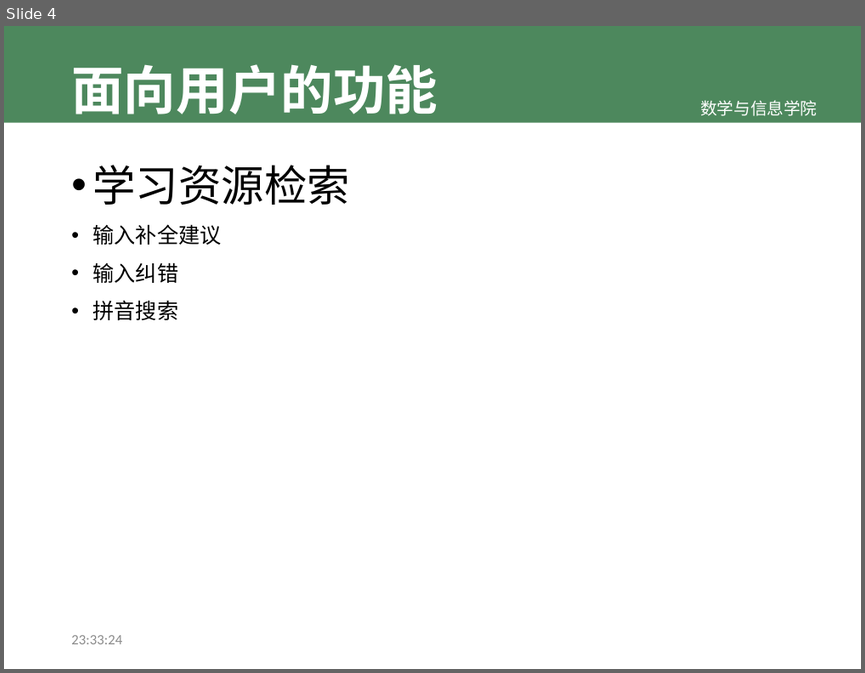
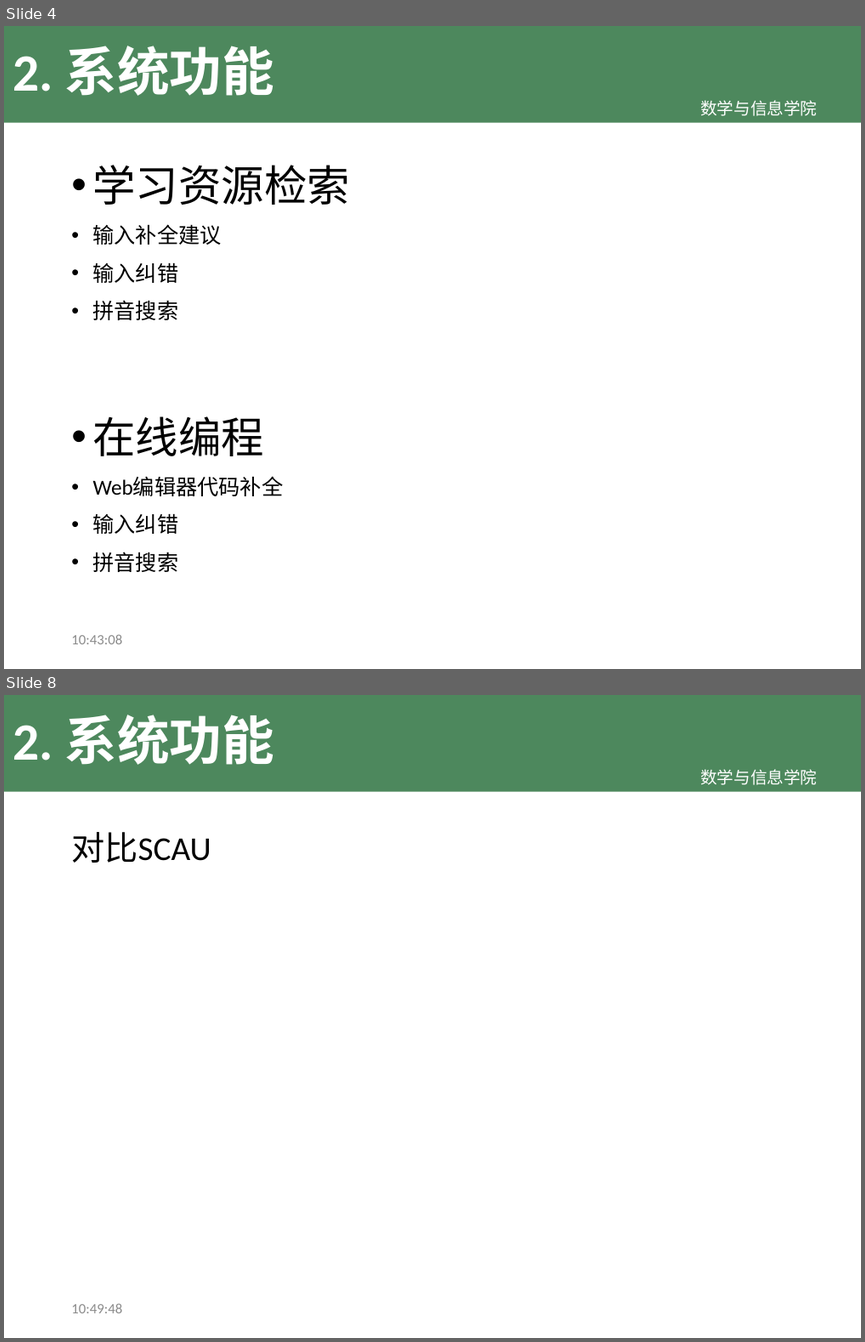
Before and after one commit to TeslaCN/graduation, a slide deck: 基于Scrapy框架的计算机专业学习资源网站_吴伟杰.pptx. Shown one above the other, each under a label of ours: slide 4 before the commit, slides 4 and 8 after it; the slides between them are not shown. The pictures are 865x673 and 865x1342 pixels, drawn with LibreOffice and Linux fonts; fonts in the diff are those of the drawing; background and template pictures are left out. Boxes give left, top, right and bottom in pixels: in the first picture for what was removed or moved away, otherwise in the second. Text is boxed around its words. In the diff, an @@ line names an element or a change of style, - is before the commit and + after.

Commit message:
完善目录; 编写系统功能

```diff
--- a/基于Scrapy框架的计算机专业学习资源网站_吴伟杰.pptx
+++ b/基于Scrapy框架的计算机专业学习资源网站_吴伟杰.pptx
@@ slide 8 added at <box>4,695,861,1338</box>, background #FFFFFF; not listed: 2 template elements that a slide beside it also shows @@
@@ title added at <box>12,715,274,765</box>, 44 pt, text #FFFFFF, bold @@
+2. 系统功能
@@ text added at <box>71,832,211,862</box>, 28 pt, text #000000 @@
+对比SCAU
@@ text added at <box>71,1303,122,1313</box>, 12 pt, text #8C8C8C @@
+10:49:48
@@ slide 4 changed as well @@
@@ title at <box>12,46,274,96</box>: text changed @@
-面向用户的功能
+2. 系统功能
@@ text at <box>93,416,284,572</box>: paragraphs added @@
+• 在线编程
+• Web编辑器代码补全
+• 输入纠错
+• 拼音搜索
@@ text at <box>71,634,122,644</box>: text changed @@
-23:33:24
+10:43:08
```
Also in this commit, not shown: 5 other slides changed, 2 other slides added, 4 slides removed.
